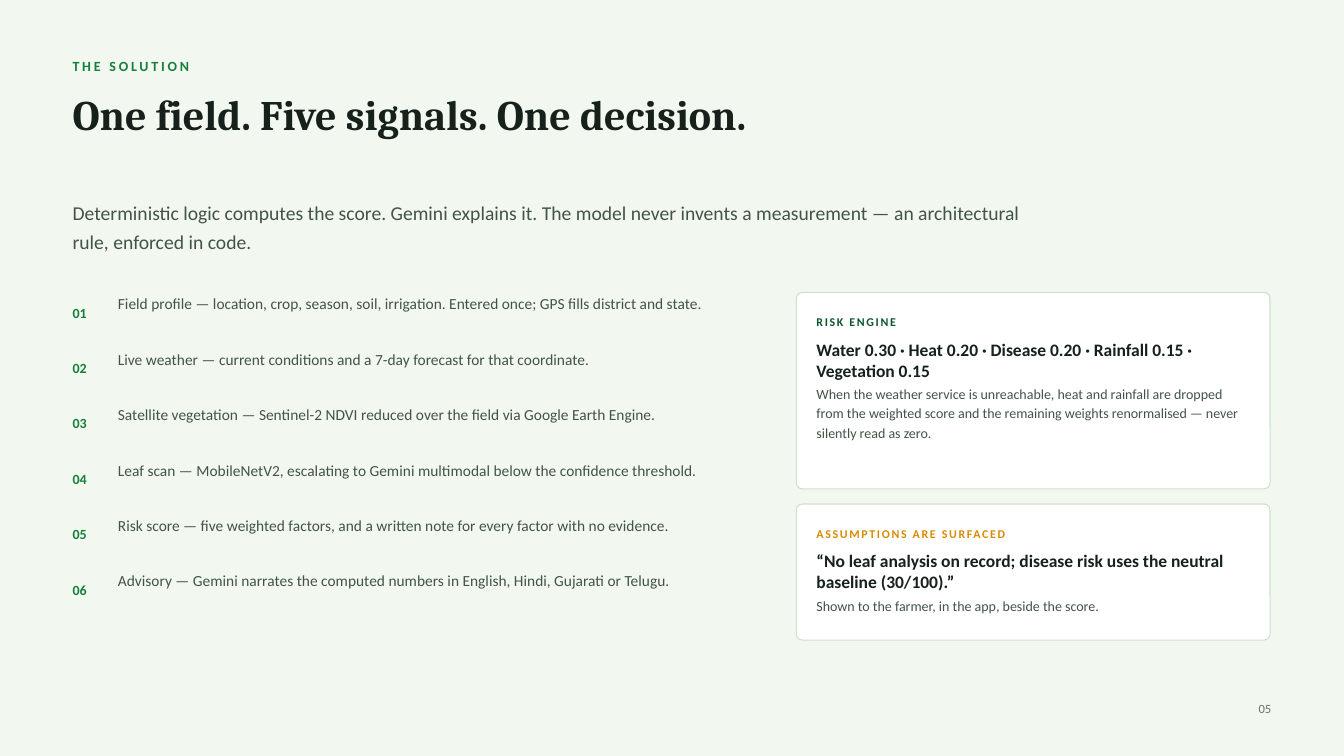
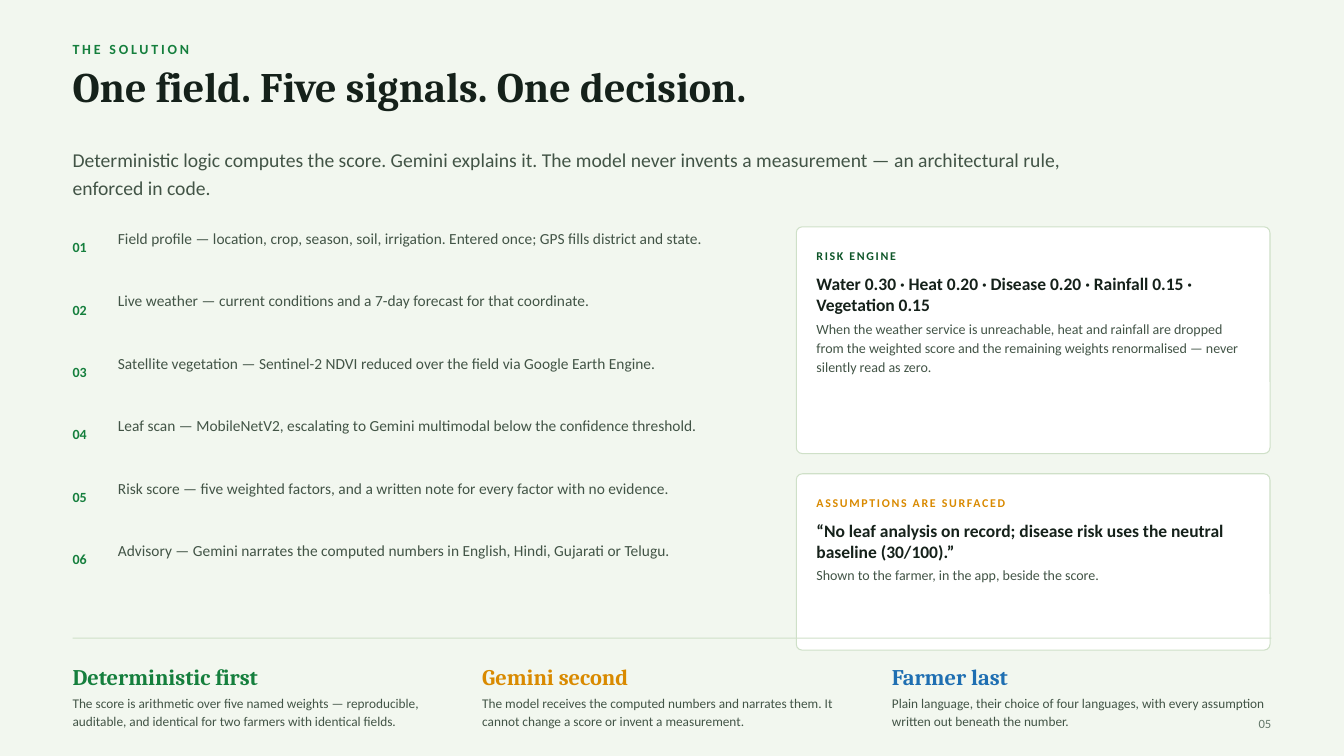
Before and after one commit to AkshatSharmaXD/AgriMitra-Climate, a slide deck: slide 5 of docs/AgriMitra-Climate-Deck.pptx. Drawn at 1344x756 pixels with LibreOffice and Linux fonts; fonts in the diff are those of the drawing. Boxes give left, top, right and bottom in pixels: in the first picture for what was removed or moved away, otherwise in the second. Text is boxed around its words. In the diff, an @@ line names an element or a change of style, - is before the commit and + after.

```diff
--- a/docs/AgriMitra-Climate-Deck.pptx
+++ b/docs/AgriMitra-Climate-Deck.pptx
@@ text "THE SOLUTION": place and size @@
-text "THE SOLUTION" at box(73, 62, 189, 71)
+text "THE SOLUTION" at box(73, 45, 189, 54)
@@ text "One field. Five signals. One ...": place and size @@
-text "One field. Five signals. One ..." at box(73, 100, 746, 140)
+text "One field. Five signals. One ..." at box(73, 72, 746, 112)
@@ text "Deterministic logic computes the score. ..." rewrapped from box(73, 206, 1019, 252) to box(73, 153, 1059, 195) @@
@@ rounded rectangle at box(797, 227, 1270, 454): proportions changed @@
@@ rounded rectangle: place and size @@
-rounded rectangle at box(797, 292, 1270, 489)
+rounded rectangle at box(797, 227, 1270, 454)
@@ text "02": place and size @@
-text "02" at box(73, 364, 87, 373)
+text "02" at box(73, 306, 87, 315)
@@ text "Live weather — current conditions ...": place and size @@
-text "Live weather — current conditions ..." at box(118, 354, 588, 368)
+text "Live weather — current conditions ..." at box(118, 295, 588, 309)
@@ 4 texts: place and size @@
-4 texts at box(73, 298, 1183, 380)
+4 texts at box(73, 233, 1183, 314)
@@ text "When the weather service is ...": place and size @@
-text "When the weather service is ..." at box(816, 389, 1238, 441)
+text "When the weather service is ..." at box(816, 324, 1238, 375)
@@ text "03": place and size @@
-text "03" at box(73, 419, 87, 428)
+text "03" at box(73, 368, 87, 377)
@@ text "Satellite vegetation — Sentinel-2 NDVI ...": place and size @@
-text "Satellite vegetation — Sentinel-2 NDVI ..." at box(118, 409, 655, 423)
+text "Satellite vegetation — Sentinel-2 NDVI ..." at box(118, 358, 655, 372)
@@ text "04": place and size @@
-text "04" at box(73, 475, 87, 484)
+text "04" at box(73, 430, 87, 439)
@@ text "Leaf scan — MobileNetV2, escalating ...": place and size @@
-text "Leaf scan — MobileNetV2, escalating ..." at box(118, 465, 696, 479)
+text "Leaf scan — MobileNetV2, escalating ..." at box(118, 420, 696, 434)
@@ text "Risk score — five weighted ...": place and size @@
-text "Risk score — five weighted ..." at box(118, 520, 668, 534)
+text "Risk score — five weighted ..." at box(118, 483, 668, 497)
@@ rounded rectangle: place and size @@
-rounded rectangle at box(797, 504, 1270, 640)
+rounded rectangle at box(797, 474, 1270, 650)
@@ rounded rectangle at box(797, 474, 1270, 650): proportions changed @@
@@ text "05": place and size @@
-text "05" at box(73, 530, 87, 539)
+text "05" at box(73, 493, 87, 502)
@@ 4 texts: place and size @@
-4 texts at box(73, 522, 1250, 595)
+4 texts at box(73, 492, 1250, 564)
@@ text "Shown to the farmer, in ...": place and size @@
-text "Shown to the farmer, in ..." at box(816, 601, 1099, 613)
+text "Shown to the farmer, in ..." at box(816, 570, 1099, 582)
@@ line added from (73, 638) to (1271, 638), #CFE0C8 0.75 pt @@
@@ text added at box(73, 669, 258, 685), 16 pt, text #157F3D, bold @@
+Deterministic first
@@ text added at box(482, 669, 628, 686), 16 pt, text #D98A00, bold @@
+Gemini second
@@ text added at box(892, 669, 1008, 685), 16 pt, text #1F6FB2, bold @@
+Farmer last
@@ text added at box(73, 698, 419, 728), 9.5 pt, text #425446 @@
+The score is arithmetic over five named weights — reproducible, auditable, and identical for two farmers with identical fields.
@@ text added at box(482, 698, 833, 729), 9.5 pt, text #425446 @@
+The model receives the computed numbers and narrates them. It cannot change a score or invent a measurement.
@@ text added at box(892, 698, 1265, 726), 9.5 pt, text #425446 @@
+Plain language, their choice of four languages, with every assumption written out beneath the number.
@@ text "05": place and size @@
-text "05" at box(1259, 705, 1272, 713)
+text "05" at box(1259, 720, 1272, 728)
```
Also in this commit, not shown: 12 other slides changed, 6 slides added, 2 other files.
